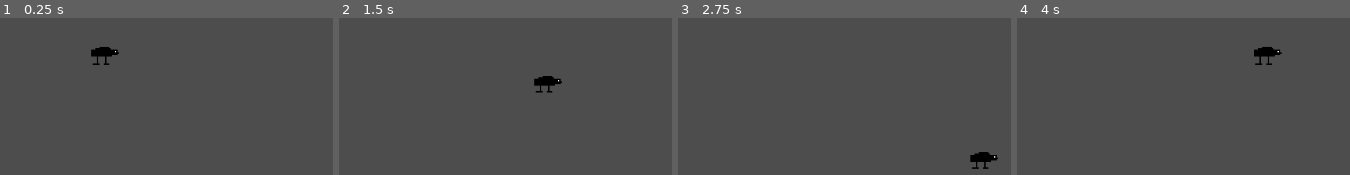
Above: before the commit, frames 1-4 (left to right).
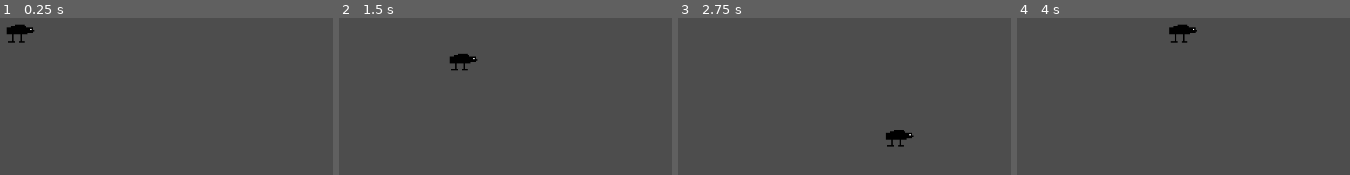
Above: after the commit, the same moments.

Repository: AtosAiresArruda/Ruina-das-Slimes
Game: Godot game, scene res://Cenas/mundo.tscn
Two runs of this game, one before a commit and one after it. Both use one fixed random seed, a clock stepped at 60 frames per second and the inputs below.
Inputs:
- Up to frame 1 (0.25 s): no input
- Up to frame 2 (1.5 s): hold D (Right) 0.53-1.28 s; hold S (Down) from 1.28 s (still down)
- Up to frame 3 (2.75 s): release S (Down) at 2.03 s; hold D (Right) from 2.03 s (still down)
- Up to frame 4 (4 s): release D (Right) at 2.78 s; hold W (Up) 2.78-3.53 s; hold A (Left) from 3.53 s (still down)

The runs differ from the first frame. In frame 1, 1.0% of the frame differs, in the area x 2-36%, y 3-30%; in frame 2, 1.0%; in frame 3, 1.0%; in frame 4, 1.0%.

Commit message:
new branch

Diff:
--- a/Cenas/mundo.tscn
+++ b/Cenas/mundo.tscn
@@ -5,4 +5,4 @@
 [node name="Mundo" type="Node2D"]
 
 [node name="CharacterBody2D" parent="." instance=ExtResource("1_oji8i")]
-position = Vector2(211, 72)
+position = Vector2(89, 40)
